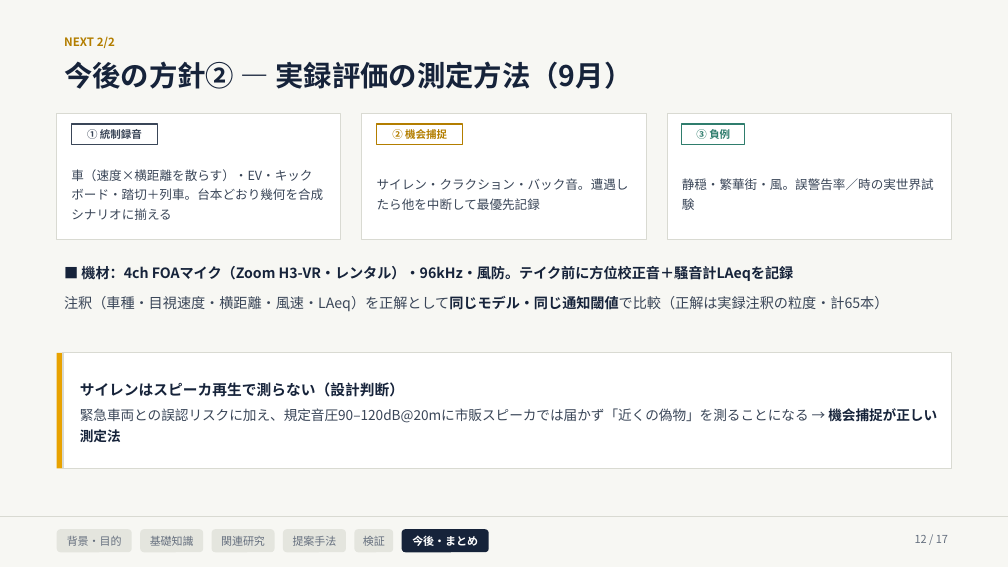
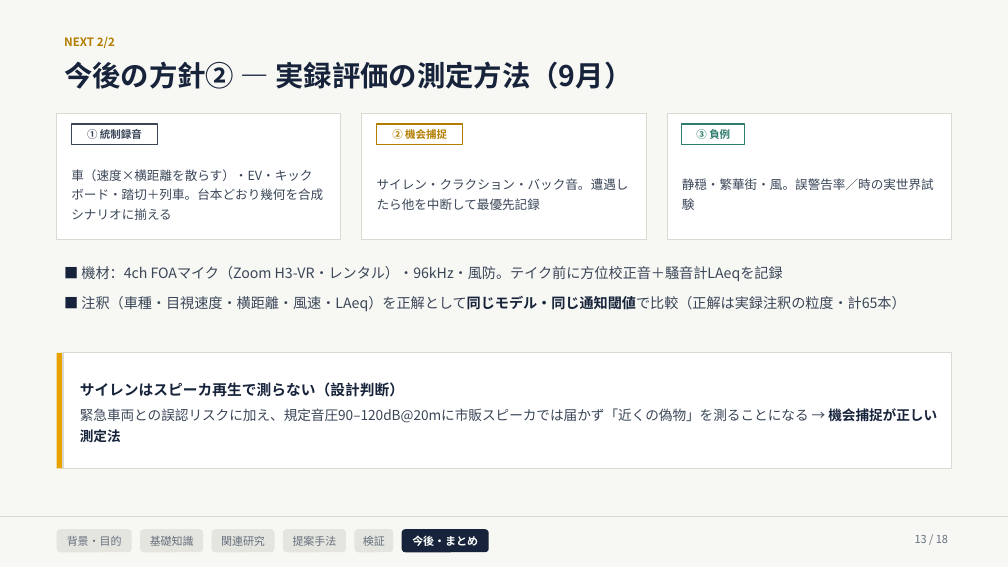
Before and after one commit to Noosdoo/outdoor-seld-sim, a slide deck: slide 13 of md/seminar/中間発表スライド_2026-08-10.pptx (slide 12 before the commit). Drawn at 1008x567 pixels with LibreOffice and Linux fonts; fonts in the diff are those of the drawing. Boxes give left, top, right and bottom in pixels: in the first picture for what was removed or moved away, otherwise in the second. Text is boxed around its words. In the diff, an @@ line names an element or a change of style, - is before the commit and + after.

```diff
--- a/md/seminar/中間発表スライド_2026-08-10.pptx
+++ b/md/seminar/中間発表スライド_2026-08-10.pptx
@@ text at bbox=[81, 266, 783, 282]: text colour #16233A to #3A4658, bold off in "機材：4ch FOAマイク（Zoom H3-VR・レンタル）・96kHz・風防。テイク前に方位校正音＋騒音計LAeqを記 ..." @@
@@ text at bbox=[81, 296, 905, 312]: text changed @@
-注釈（車種・目視速度・横距離・風速・LAeq）を正解として同じモデル・同じ通知閾値で比較（正解は実録注釈の粒度・計65本）
+■ 注釈（車種・目視速度・横距離・風速・LAeq）を正解として同じモデル・同じ通知閾値で比較（正解は実録注釈の粒度・計65本）
@@ text at bbox=[915, 535, 948, 543]: text changed @@
-12 / 17
+13 / 18
```
Also in this commit, not shown: 16 other slides changed, 1 slide added, 3 other files.
